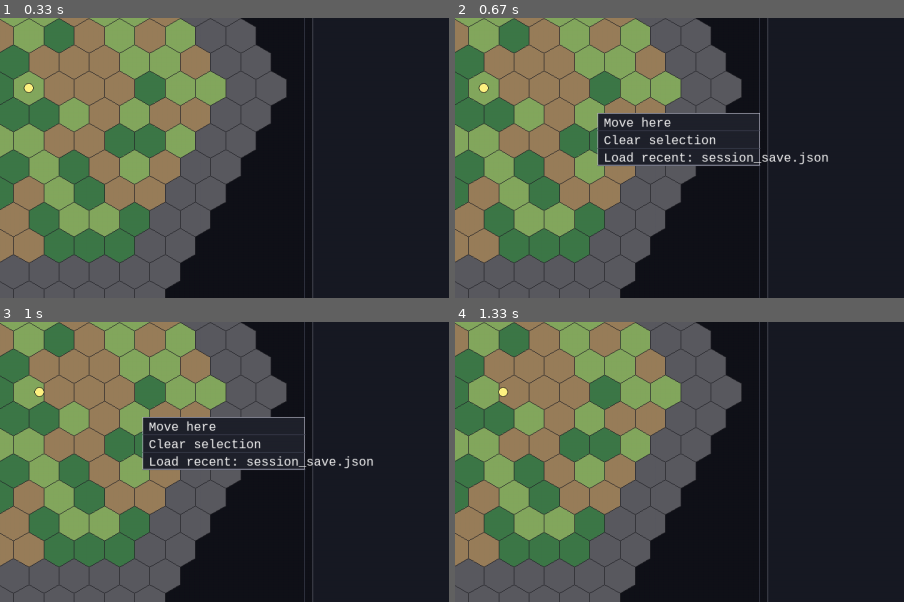
Above: before the commit, frames 1-4 (two rows, left to right).
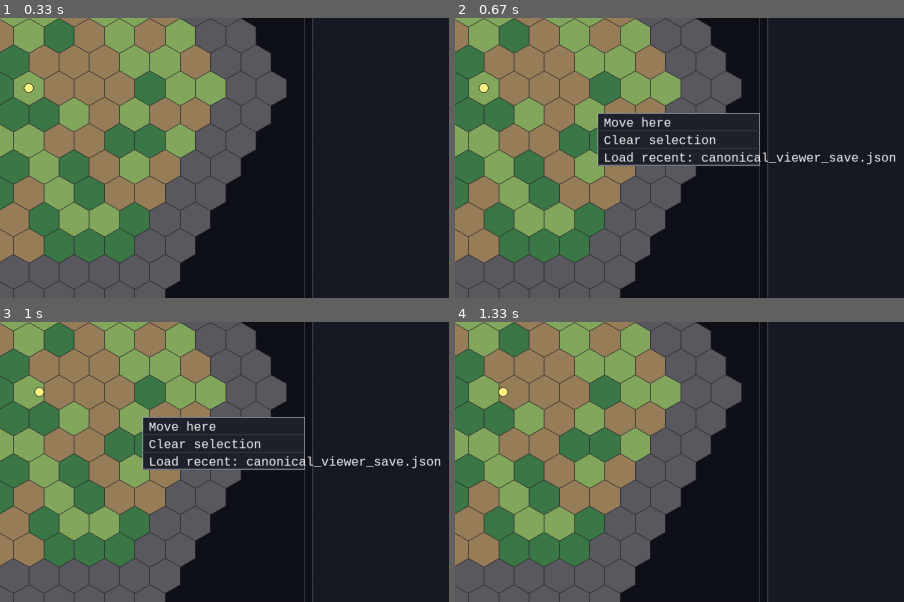
Above: after the commit, the same moments.

Repository: 7seasdotnet/Hexcrawler2
Game: pygame game, started from src/hexcrawler/__main__.py
The game is run twice, just before and just after one commit, with the same random seed, the same clock (stepped at 60 frames per second) and the same inputs.
Inputs (mouse positions are % of the whole screen's width and height, from its top left):
- Up to frame 1 (0.33 s): no input
- Up to frame 2 (0.67 s): right-click (46, 54) at 0.38 s
- Up to frame 3 (1 s): hold D from 0.67 s (still down)
- Up to frame 4 (1.33 s): release D at 1.13 s; click (51, 57) at 1.22 s
The pictures show only the part of the screen within x 28-78%, y 38-88%; the shares and areas given below are measured in that part.

Frame 1 is identical in both runs. In frame 2, 0.7% of the frame differs, in the area x 55-99%, y 47-53%; in frame 3, 0.7%; in frame 4, nothing differs.

Commit message:
Add canonical play launcher and deterministic organic marker placement

Diff:
--- /dev/null
+++ b/play.py
@@ -0,0 +1,15 @@
+from __future__ import annotations
+
+import sys
+from pathlib import Path
+
+ROOT = Path(__file__).resolve().parent
+SRC = ROOT / "src"
+if str(SRC) not in sys.path:
+    sys.path.insert(0, str(SRC))
+
+from hexcrawler.cli.play import main
+
+
+if __name__ == "__main__":
+    raise SystemExit(main())
--- a/run_game.py
+++ b/run_game.py
@@ -1,15 +1,7 @@
 from __future__ import annotations
 
-import sys
-from pathlib import Path
-
-ROOT = Path(__file__).resolve().parent
-SRC = ROOT / "src"
-if str(SRC) not in sys.path:
-    sys.path.insert(0, str(SRC))
-
-from hexcrawler.cli.pygame_viewer import main
+from play import main
 
 
 if __name__ == "__main__":
-    main()
+    raise SystemExit(main())
--- a/src/hexcrawler/__main__.py
+++ b/src/hexcrawler/__main__.py
@@ -1,7 +1,7 @@
 from __future__ import annotations
 
-from hexcrawler.cli.pygame_viewer import main
+from hexcrawler.cli.play import main
 
 
 if __name__ == "__main__":
-    main()
+    raise SystemExit(main())
--- /dev/null
+++ b/src/hexcrawler/cli/play.py
@@ -0,0 +1,48 @@
+from __future__ import annotations
+
+import argparse
+from pathlib import Path
+from typing import Sequence
+
+from hexcrawler.cli.pygame_viewer import run_pygame_viewer
+from hexcrawler.content.io import load_world_json, save_game_json
+from hexcrawler.sim.core import Simulation
+
+DEFAULT_MAP_PATH = "content/examples/viewer_map.json"
+DEFAULT_SAVE_PATH = "saves/canonical_viewer_save.json"
+DEFAULT_SEED = 7
+
+
+def _build_parser() -> argparse.ArgumentParser:
+    parser = argparse.ArgumentParser(prog="python play.py", description="Canonical Hexcrawler launcher.")
+    parser.add_argument("--seed", type=int, default=DEFAULT_SEED, help="Seed used when creating the canonical save.")
+    parser.add_argument("--load-save", default=DEFAULT_SAVE_PATH, help="Path to canonical save JSON to load at startup.")
+    parser.add_argument("--map-path", default=DEFAULT_MAP_PATH, help="Map path used if canonical save must be created.")
+    parser.add_argument("--headless", action="store_true", help="Run startup path in headless mode.")
+    return parser
+
+
+def _ensure_save_exists(*, map_path: str, save_path: str, seed: int) -> None:
+    save_file = Path(save_path)
+    if save_file.exists():
+        return
+    save_file.parent.mkdir(parents=True, exist_ok=True)
+    world = load_world_json(map_path)
+    simulation = Simulation(world=world, seed=seed)
+    save_game_json(save_file, world, simulation)
+
+
+def main(argv: Sequence[str] | None = None) -> int:
+    args = _build_parser().parse_args(argv)
+    _ensure_save_exists(map_path=args.map_path, save_path=args.load_save, seed=args.seed)
+    return run_pygame_viewer(
+        map_path=args.map_path,
+        with_encounters=True,
+        headless=args.headless,
+        load_save=args.load_save,
+        save_path=args.load_save,
+    )
+
+
+if __name__ == "__main__":
+    raise SystemExit(main())
--- a/src/hexcrawler/cli/pygame_viewer.py
+++ b/src/hexcrawler/cli/pygame_viewer.py
@@ -1,6 +1,7 @@
 from __future__ import annotations
 
 import argparse
+import hashlib
 import importlib.metadata
 import json
 import math
@@ -62,20 +63,11 @@
 CONTEXT_MENU_WIDTH = 260
 CONTEXT_MENU_ROW_HEIGHT = 28
 
-MARKER_SLOT_OFFSETS: tuple[tuple[int, int], ...] = (
-    (0, -10),
-    (9, -5),
-    (9, 5),
-    (0, 10),
-    (-9, 5),
-    (-9, -5),
-    (0, -16),
-    (14, -8),
-    (14, 8),
-    (0, 16),
-    (-14, 8),
-    (-14, -8),
-)
+MARKER_SCATTER_RADIUS_MIN = 8.0
+MARKER_SCATTER_RADIUS_MAX = 18.0
+MARKER_SCATTER_STEP = 3.0
+MARKER_SEPARATION_MIN = 11.0
+MARKER_PLACEMENT_ATTEMPTS = 8
 
 pygame: Any | None = None
 
@@ -201,6 +193,13 @@
     color: tuple[int, int, int]
     radius: int
     label: str
+
+
+@dataclass(frozen=True)
+class MarkerCellRef:
+    space_id: str
+    topology_type: str
+    coord_key: tuple[tuple[str, int], ...]
 
 
 @dataclass(frozen=True)
@@ -321,16 +320,28 @@
     return rows
 
 
-def _coord_from_location(location: object) -> HexCoord | None:
+def _marker_cell_from_location(location: object, default_topology_type: str) -> MarkerCellRef | None:
     if not isinstance(location, dict):
         return None
     coord = location.get("coord")
     if not isinstance(coord, dict):
         return None
-    try:
-        return HexCoord(q=int(coord["q"]), r=int(coord["r"]))
-    except Exception:
+    topology_type = str(location.get("topology_type", default_topology_type))
+    space_id = str(location.get("space_id", "overworld"))
+    if topology_type == OVERWORLD_HEX_TOPOLOGY:
+        try:
+            normalized = {"q": int(coord["q"]), "r": int(coord["r"])}
+        except Exception:
+            return None
+    elif topology_type == SQUARE_GRID_TOPOLOGY:
+        try:
+            normalized = {"x": int(coord["x"]), "y": int(coord["y"])}
+        except Exception:
+            return None
+    else:
         return None
+    coord_key = tuple(sorted((axis, int(value)) for axis, value in normalized.items()))
+    return MarkerCellRef(space_id=space_id, topology_type=topology_type, coord_key=coord_key)
 
 
 def _truncate_label(text: str, max_length: int = 10) -> str:
@@ -357,17 +368,17 @@
     return list(reversed(rows[-entry_limit:]))
 
 
-def _collect_world_markers(sim: Simulation) -> dict[HexCoord, list[MarkerRecord]]:
-    markers_by_hex: dict[HexCoord, list[MarkerRecord]] = {}
-
-    def add_marker(hex_coord: HexCoord | None, marker: MarkerRecord) -> None:
-        if hex_coord is None:
+def _collect_world_markers(sim: Simulation, active_space_id: str, active_location_topology: str) -> dict[MarkerCellRef, list[MarkerRecord]]:
+    markers_by_cell: dict[MarkerCellRef, list[MarkerRecord]] = {}
+
+    def add_marker(cell: MarkerCellRef | None, marker: MarkerRecord) -> None:
+        if cell is None or cell.space_id != active_space_id or cell.topology_type != active_location_topology:
             return
-        markers_by_hex.setdefault(hex_coord, []).append(marker)
+        markers_by_cell.setdefault(cell, []).append(marker)
 
     for site in sorted(sim.state.world.sites.values(), key=lambda current: current.site_id):
         add_marker(
-            _coord_from_location(site.location),
+            _marker_cell_from_location(site.location, active_location_topology),
             MarkerRecord(
                 priority=0,
                 marker_id=f"site:{site.site_id}",
@@ -381,9 +392,23 @@
     for entity in sorted(sim.state.entities.values(), key=lambda current: current.entity_id):
         if entity.entity_id == PLAYER_ID or not entity.entity_id.startswith("spawn:"):
             continue
+        if entity.space_id != active_space_id:
+            continue
         label = entity.template_id if entity.template_id else _short_stable_id(entity.entity_id)
+        if active_location_topology == SQUARE_GRID_TOPOLOGY:
+            cell = MarkerCellRef(
+                space_id=entity.space_id,
+                topology_type=active_location_topology,
+                coord_key=(("x", math.floor(entity.position_x)), ("y", math.floor(entity.position_y))),
+                            )
+        else:
+            cell = MarkerCellRef(
+                space_id=entity.space_id,
+                topology_type=active_location_topology,
+                coord_key=(("q", entity.hex_coord.q), ("r", entity.hex_coord.r)),
+                            )
         add_marker(
-            entity.hex_coord,
+            cell,
             MarkerRecord(
                 priority=1,
                 marker_id=f"entity:{entity.entity_id}",
@@ -397,7 +422,7 @@
     for index, record in enumerate(sim.state.world.spawn_descriptors):
         action_uid = str(record.get("action_uid", "?"))
         add_marker(
-            _coord_from_location(record.get("location")),
+            _marker_cell_from_location(record.get("location"), active_location_topology),
             MarkerRecord(
                 priority=2,
                 marker_id=f"spawn_desc:{action_uid}:{index}",
@@ -410,7 +435,7 @@
 
     for record in sim.state.world.signals:
         add_marker(
-            _coord_from_location(record.get("location")),
+            _marker_cell_from_location(record.get("location"), active_location_topology),
             MarkerRecord(
                 priority=3,
                 marker_id=f"signal:{record.get('signal_uid', '')}",
@@ -423,7 +448,7 @@
 
     for record in sim.state.world.tracks:
         add_marker(
-            _coord_from_location(record.get("location")),
+            _marker_cell_from_location(record.get("location"), active_location_topology),
             MarkerRecord(
                 priority=4,
                 marker_id=f"track:{record.get('track_uid', '')}",
@@ -434,33 +459,77 @@
             ),
         )
 
-    for hex_coord, markers in markers_by_hex.items():
+    for cell, markers in markers_by_cell.items():
         markers.sort(key=lambda row: (row.priority, row.marker_id))
-    return markers_by_hex
-
-
-def _slot_markers_for_hex(
-    center_x: float,
-    center_y: float,
-    markers: list[MarkerRecord],
-) -> tuple[list[MarkerPlacement], int]:
-    placements = [
-        MarkerPlacement(
-            marker=marker,
-            x=int(center_x + MARKER_SLOT_OFFSETS[index][0]),
-            y=int(center_y + MARKER_SLOT_OFFSETS[index][1]),
-        )
-        for index, marker in enumerate(markers[: len(MARKER_SLOT_OFFSETS)])
-    ]
-    return placements, max(0, len(markers) - len(placements))
+    return markers_by_cell
+
+
+def _marker_cell_center(cell: MarkerCellRef, center: tuple[float, float]) -> tuple[float, float]:
+    if cell.topology_type == SQUARE_GRID_TOPOLOGY:
+        world_x = float(dict(cell.coord_key)["x"]) + 0.5
+        world_y = float(dict(cell.coord_key)["y"]) + 0.5
+        return center[0] + world_x * HEX_SIZE, center[1] + world_y * HEX_SIZE
+    return _axial_to_pixel(HexCoord(q=dict(cell.coord_key)["q"], r=dict(cell.coord_key)["r"]), center)
+
+
+def _placement_signature(cell: MarkerCellRef, marker: MarkerRecord) -> str:
+    return "|".join(
+        [
+            cell.space_id,
+            cell.topology_type,
+            repr(cell.coord_key),
+            marker.marker_id,
+            marker.marker_kind,
+        ]
+    )
+
+
+def _stable_unit_pair(signature: str, attempt: int) -> tuple[float, float]:
+    digest = hashlib.sha256(f"{signature}:{attempt}".encode("utf-8")).digest()
+    angle_u = int.from_bytes(digest[:8], "big") / float(2**64)
+    radius_u = int.from_bytes(digest[8:16], "big") / float(2**64)
+    return angle_u, radius_u
+
+
+def _slot_markers_for_hex(center_x: float, center_y: float, markers: list[MarkerRecord], cell: MarkerCellRef) -> tuple[list[MarkerPlacement], int]:
+    placements: list[MarkerPlacement] = []
+    for marker in markers:
+        signature = _placement_signature(cell, marker)
+        chosen_point: tuple[float, float] | None = None
+        for attempt in range(MARKER_PLACEMENT_ATTEMPTS):
+            angle_u, radius_u = _stable_unit_pair(signature, attempt)
+            angle = angle_u * math.tau
+            radius = MARKER_SCATTER_RADIUS_MIN + (MARKER_SCATTER_RADIUS_MAX - MARKER_SCATTER_RADIUS_MIN) * radius_u + (
+                attempt * MARKER_SCATTER_STEP
+            )
+            radius = min(radius, MARKER_SCATTER_RADIUS_MAX + (MARKER_PLACEMENT_ATTEMPTS * MARKER_SCATTER_STEP))
+            candidate = (center_x + math.cos(angle) * radius, center_y + math.sin(angle) * radius)
+            if all((candidate[0] - current.x) ** 2 + (candidate[1] - current.y) ** 2 >= MARKER_SEPARATION_MIN**2 for current in placements):
+                chosen_point = candidate
+                break
+        if chosen_point is None:
+            fallback_index = len(placements)
+            angle = fallback_index * 2.399963229728653
+            radius = MARKER_SCATTER_RADIUS_MIN + fallback_index * MARKER_SCATTER_STEP
+            chosen_point = (center_x + math.cos(angle) * radius, center_y + math.sin(angle) * radius)
+        placements.append(MarkerPlacement(marker=marker, x=int(round(chosen_point[0])), y=int(round(chosen_point[1]))))
+    return placements, 0
 
 
 def _world_marker_placements(sim: Simulation, center: tuple[float, float]) -> list[MarkerPlacement]:
+    player = sim.state.entities.get(PLAYER_ID)
+    active_space = sim.state.world.spaces.get(player.space_id) if player is not None else None
+    if active_space is None:
+        return []
     placements: list[MarkerPlacement] = []
-    markers_by_hex = _collect_world_markers(sim)
-    for hex_coord in sorted(markers_by_hex):
-        center_x, center_y = _axial_to_pixel(hex_coord, center)
-        slotted, _ = _slot_markers_for_hex(center_x, center_y, markers_by_hex[hex_coord])
+    markers_by_cell = _collect_world_markers(
+        sim,
+        active_space.space_id,
+        SQUARE_GRID_TOPOLOGY if active_space.topology_type == SQUARE_GRID_TOPOLOGY else OVERWORLD_HEX_TOPOLOGY,
+    )
+    for cell in sorted(markers_by_cell, key=lambda current: (current.space_id, current.topology_type, current.coord_key)):
+        center_x, center_y = _marker_cell_center(cell, center)
+        slotted, _ = _slot_markers_for_hex(center_x, center_y, markers_by_cell[cell], cell)
         placements.extend(slotted)
     return placements
 
@@ -471,21 +540,15 @@
     center: tuple[float, float],
     font: pygame.font.Font,
 ) -> None:
-    markers_by_hex = _collect_world_markers(sim)
-    for hex_coord in sorted(markers_by_hex):
-        center_x, center_y = _axial_to_pixel(hex_coord, center)
-        placements, overflow_count = _slot_markers_for_hex(center_x, center_y, markers_by_hex[hex_coord])
-        for placement in placements:
-            pygame.draw.circle(screen, placement.marker.color, (placement.x, placement.y), placement.marker.radius)
-            pygame.draw.circle(screen, (14, 24, 30), (placement.x, placement.y), placement.marker.radius, 1)
-            label_surface = font.render(placement.marker.label, True, (248, 250, 255))
-            outline_surface = font.render(placement.marker.label, True, (18, 20, 25))
-            for dx, dy in ((-1, 0), (1, 0), (0, -1), (0, 1)):
-                screen.blit(outline_surface, (placement.x + 8 + dx, placement.y - 8 + dy))
-            screen.blit(label_surface, (placement.x + 8, placement.y - 8))
-        if overflow_count > 0:
-            summary_surface = font.render(f"+{overflow_count}", True, (255, 245, 200))
-            screen.blit(summary_surface, (int(center_x) + 8, int(center_y) + 8))
+    for placement in _world_marker_placements(sim, center):
+        pygame.draw.circle(screen, placement.marker.color, (placement.x, placement.y), placement.marker.radius)
+        pygame.draw.circle(screen, (14, 24, 30), (placement.x, placement.y), placement.marker.radius, 1)
+        label_surface = font.render(placement.marker.label, True, (248, 250, 255))
+        outline_surface = font.render(placement.marker.label, True, (18, 20, 25))
+        for dx, dy in ((-1, 0), (1, 0), (0, -1), (0, 1)):
+            screen.blit(outline_surface, (placement.x + 8 + dx, placement.y - 8 + dy))
+        screen.blit(label_surface, (placement.x + 8, placement.y - 8))
+
 
 def _draw_world(
     screen: pygame.Surface,
@@ -508,13 +571,7 @@
             rect = pygame.Rect(int(pixel_x - HEX_SIZE / 2), int(pixel_y - HEX_SIZE / 2), HEX_SIZE, HEX_SIZE)
             pygame.draw.rect(screen, (58, 58, 64), rect)
             pygame.draw.rect(screen, (35, 35, 40), rect, 1)
-
-            location = {"space_id": active_space.space_id, "coord": coord}
-            sites = sim.state.world.get_sites_at_location(location)
-            if sites:
-                site_color = SITE_COLORS.get(sites[0].site_type, (245, 245, 120))
-                pygame.draw.circle(screen, site_color, (int(pixel_x), int(pixel_y)), 6)
-                pygame.draw.circle(screen, (15, 15, 15), (int(pixel_x), int(pixel_y)), 6, 1)
+        _draw_world_markers(screen, sim, center, marker_font)
         screen.set_clip(old_clip)
         return
 
@@ -808,13 +865,13 @@
 
 
 
-def _find_world_marker_at_pixel(
+def _find_world_marker_candidates_at_pixel(
     sim: Simulation,
     pixel_pos: tuple[int, int],
     center: tuple[float, float],
     *,
     radius_px: float = 10.0,
-) -> MarkerRecord | None:
+) -> list[MarkerRecord]:
     candidates: list[tuple[float, str, MarkerRecord]] = []
     for placement in _world_marker_placements(sim, center):
         dx = pixel_pos[0] - placement.x
@@ -823,10 +880,21 @@
         hit_radius = max(radius_px, float(placement.marker.radius + 2))
         if distance_sq <= hit_radius * hit_radius:
             candidates.append((distance_sq, placement.marker.marker_id, placement.marker))
+    candidates.sort(key=lambda row: (row[0], row[1]))
+    return [row[2] for row in candidates]
+
+
+def _find_world_marker_at_pixel(
+    sim: Simulation,
+    pixel_pos: tuple[int, int],
+    center: tuple[float, float],
+    *,
+    radius_px: float = 10.0,
+) -> MarkerRecord | None:
+    candidates = _find_world_marker_candidates_at_pixel(sim, pixel_pos, center, radius_px=radius_px)
     if not candidates:
         return None
-    candidates.sort(key=lambda row: (row[0], row[1]))
-    return candidates[0][2]
+    return candidates[0]
 
 
 def _current_input_vector() -> tuple[float, float]:
@@ -1058,20 +1126,21 @@
     def build_context_menu(event_pos: tuple[int, int]) -> ContextMenuState | None:
         items: list[ContextMenuItem] = []
         if viewport_rect.collidepoint(event_pos):
-            marker = _find_world_marker_at_pixel(sim, event_pos, world_center)
-            if marker is not None:
-                items.append(ContextMenuItem(label=f"Marker: {marker.marker_kind} {marker.label}", action="noop"))
-                if marker.marker_kind == "entity":
-                    entity_id = marker.marker_id.split(":", 1)[1]
-                    items.append(ContextMenuItem(label="Select", action="select", payload=entity_id))
-                    if sim.selected_entity_id(owner_entity_id=PLAYER_ID) == entity_id:
-                        items.append(ContextMenuItem(label="Deselect", action="clear_selection"))
-                elif marker.marker_kind == "site":
-                    site_id = marker.marker_id.split(":", 1)[1]
-                    site = sim.state.world.sites.get(site_id)
-                    if site is not None and site.entrance is not None:
-                        site_label = site.name if site.name else site.site_id
-                        items.append(ContextMenuItem(label=f"Enter {site_label}", action="enter_site", payload=site.site_id))
+            markers = _find_world_marker_candidates_at_pixel(sim, event_pos, world_center)
+            if markers:
+                for marker in markers:
+                    items.append(ContextMenuItem(label=f"Marker: {marker.marker_kind} {marker.label}", action="noop"))
+                    if marker.marker_kind == "entity":
+                        entity_id = marker.marker_id.split(":", 1)[1]
+                        items.append(ContextMenuItem(label=f"Select {marker.label}", action="select", payload=entity_id))
+                        if sim.selected_entity_id(owner_entity_id=PLAYER_ID) == entity_id:
+                            items.append(ContextMenuItem(label=f"Deselect {marker.label}", action="clear_selection"))
+                    elif marker.marker_kind == "site":
+                        site_id = marker.marker_id.split(":", 1)[1]
+                        site = sim.state.world.sites.get(site_id)
+                        if site is not None and site.entrance is not None:
+                            site_label = site.name if site.name else site.site_id
+                            items.append(ContextMenuItem(label=f"Enter {site_label}", action="enter_site", payload=site.site_id))
                 items.append(ContextMenuItem(label="Clear selection", action="clear_selection"))
             else:
                 world_x, world_y = _pixel_to_world(event_pos[0], event_pos[1], world_center)
--- /dev/null
+++ b/tests/test_play_launcher.py
@@ -0,0 +1,37 @@
+from pathlib import Path
+
+from hexcrawler.cli.play import DEFAULT_SAVE_PATH, main
+
+
+def test_play_launcher_creates_default_save_when_missing(tmp_path: Path, monkeypatch) -> None:
+    save_path = tmp_path / "canonical.json"
+
+    def fake_run(**kwargs):
+        assert kwargs["with_encounters"] is True
+        assert kwargs["load_save"] == str(save_path)
+        assert kwargs["save_path"] == str(save_path)
+        return 0
+
+    monkeypatch.setattr("hexcrawler.cli.play.run_pygame_viewer", fake_run)
+
+    result = main(["--headless", "--load-save", str(save_path), "--map-path", "content/examples/viewer_map.json", "--seed", "7"])
+
+    assert result == 0
+    assert save_path.exists()
+
+
+def test_play_launcher_defaults_to_canonical_save_path(monkeypatch) -> None:
+    captured = {}
+
+    def fake_run(**kwargs):
+        captured.update(kwargs)
+        return 0
+
+    monkeypatch.setattr("hexcrawler.cli.play.run_pygame_viewer", fake_run)
+    monkeypatch.setattr("hexcrawler.cli.play._ensure_save_exists", lambda **_: None)
+
+    result = main(["--headless"])
+
+    assert result == 0
+    assert captured["load_save"] == DEFAULT_SAVE_PATH
+    assert captured["save_path"] == DEFAULT_SAVE_PATH
--- a/tests/test_pygame_viewer_cli.py
+++ b/tests/test_pygame_viewer_cli.py
@@ -10,6 +10,8 @@
     MarkerRecord,
     _find_entity_at_pixel,
     _find_world_marker_at_pixel,
+    _find_world_marker_candidates_at_pixel,
+    _marker_cell_from_location,
     _slot_markers_for_hex,
     _load_viewer_simulation,
     _save_viewer_simulation,
@@ -179,34 +181,42 @@
     assert hit == "alpha"
 
 
-def test_slot_markers_for_hex_assigns_deterministic_positions_in_input_order() -> None:
+def test_slot_markers_for_hex_is_deterministic_for_same_inputs() -> None:
     markers = [
         MarkerRecord(priority=0, marker_id="site:a", marker_kind="site", color=(1, 1, 1), radius=4, label="a"),
         MarkerRecord(priority=0, marker_id="site:b", marker_kind="site", color=(1, 1, 1), radius=4, label="b"),
         MarkerRecord(priority=0, marker_id="site:c", marker_kind="site", color=(1, 1, 1), radius=4, label="c"),
     ]
-
-    placements, overflow = _slot_markers_for_hex(100.0, 100.0, markers)
-
-    assert overflow == 0
-    assert [placement.marker.marker_id for placement in placements] == ["site:a", "site:b", "site:c"]
-    assert [(placement.x, placement.y) for placement in placements] == [(100, 90), (109, 95), (109, 105)]
-
-
-def test_slot_markers_for_hex_clamps_and_reports_overflow() -> None:
+    cell = _marker_cell_from_location({"space_id": "overworld", "coord": {"q": 0, "r": 0}}, "overworld_hex")
+    assert cell is not None
+
+    first, overflow_first = _slot_markers_for_hex(100.0, 100.0, markers, cell)
+    second, overflow_second = _slot_markers_for_hex(100.0, 100.0, markers, cell)
+
+    assert overflow_first == 0
+    assert overflow_second == 0
+    assert [(placement.marker.marker_id, placement.x, placement.y) for placement in first] == [
+        (placement.marker.marker_id, placement.x, placement.y) for placement in second
+    ]
+
+
+def test_slot_markers_for_hex_separates_markers_in_same_cell() -> None:
     markers = [
         MarkerRecord(priority=0, marker_id=f"site:{index:02d}", marker_kind="site", color=(1, 1, 1), radius=4, label=str(index))
-        for index in range(20)
+        for index in range(8)
     ]
-
-    placements, overflow = _slot_markers_for_hex(0.0, 0.0, markers)
-
-    assert len(placements) == 12
-    assert overflow == 8
-    assert placements[-1].marker.marker_id == "site:11"
-
-
-def test_find_world_marker_at_pixel_uses_offset_slot_positions() -> None:
+    cell = _marker_cell_from_location({"space_id": "overworld", "coord": {"q": 0, "r": 0}}, "overworld_hex")
+    assert cell is not None
+
+    placements, overflow = _slot_markers_for_hex(0.0, 0.0, markers, cell)
+
+    assert overflow == 0
+    assert len(placements) == len(markers)
+    unique_points = {(placement.x, placement.y) for placement in placements}
+    assert len(unique_points) == len(markers)
+
+
+def test_world_marker_candidates_are_deterministically_ordered() -> None:
     sim = _build_viewer_simulation("content/examples/basic_map.json", with_encounters=False)
     sim.state.world.sites["site-alpha"] = SiteRecord(
         site_id="site-alpha",
@@ -219,7 +229,22 @@
         location={"space_id": "overworld", "coord": {"q": 0, "r": 0}},
     )
 
-    marker = _find_world_marker_at_pixel(sim, (109, 95), (100.0, 100.0), radius_px=5.0)
+    first = _find_world_marker_candidates_at_pixel(sim, (100, 100), (100.0, 100.0), radius_px=40.0)
+    second = _find_world_marker_candidates_at_pixel(sim, (100, 100), (100.0, 100.0), radius_px=40.0)
+
+    assert len(first) >= 2
+    assert [marker.marker_id for marker in first] == [marker.marker_id for marker in second]
+
+
+def test_find_world_marker_at_pixel_uses_same_positions_as_rendering_pipeline() -> None:
+    sim = _build_viewer_simulation("content/examples/basic_map.json", with_encounters=False)
+    sim.state.world.sites["site-alpha"] = SiteRecord(
+        site_id="site-alpha",
+        site_type="town",
+        location={"space_id": "overworld", "coord": {"q": 0, "r": 0}},
+    )
+
+    marker = _find_world_marker_at_pixel(sim, (100, 100), (100.0, 100.0), radius_px=30.0)
 
     assert marker is not None
-    assert marker.marker_id == "site:site-beta"
+    assert marker.marker_id == "site:site-alpha"
Not shown, changed: .gitignore
Not shown, changed: docs/STATUS.md
